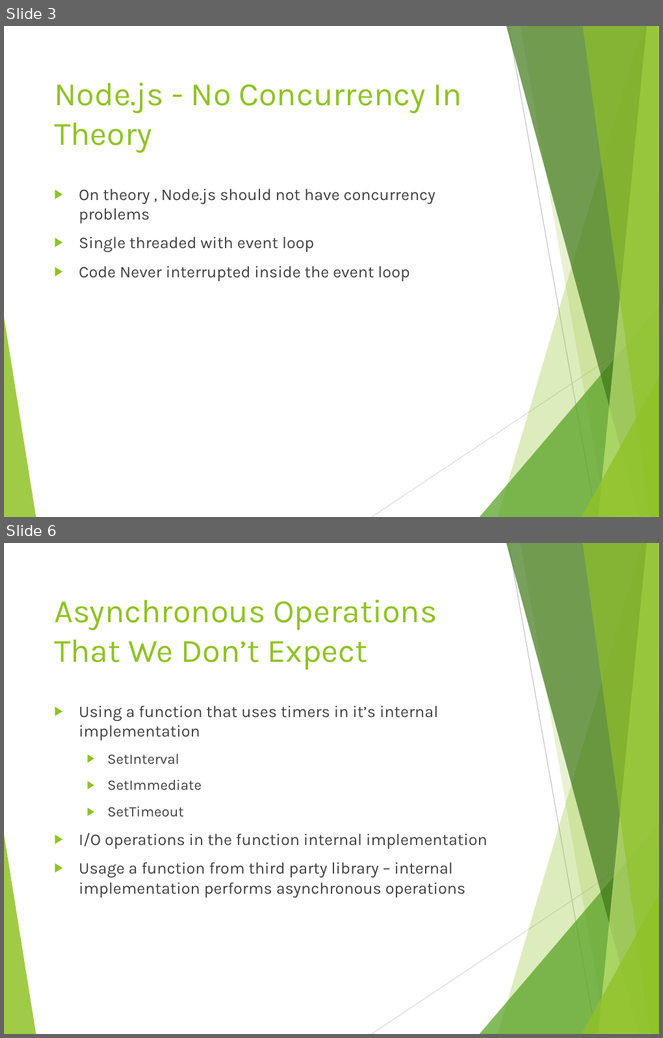
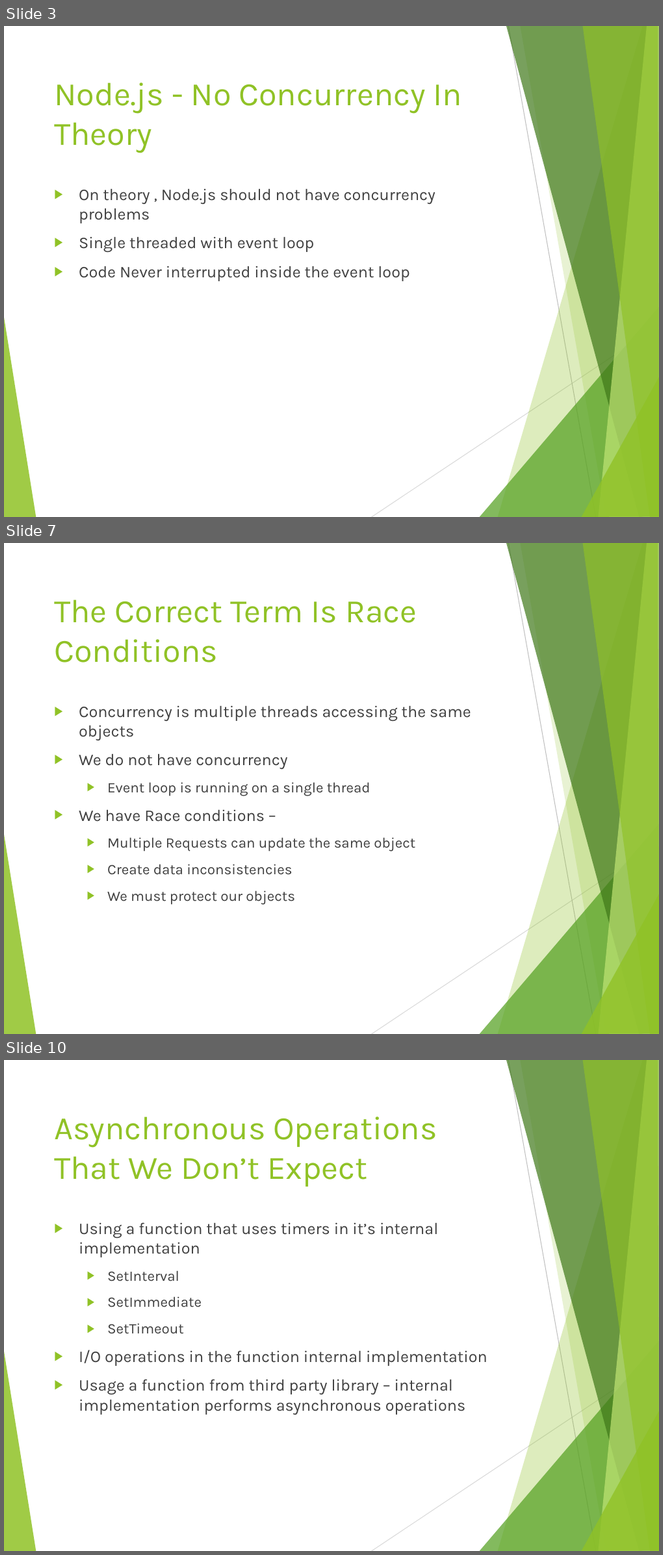
Before and after one commit to tamarstern/MyNodeJSCourse, a slide deck: day2/real_life_concurrency_problems/nodejs_real_life_concurrency_problems.pptx. Shown one above the other, each under a label of ours: slides 3 and 6 before the commit, slides 3, 7 and 10 after it; the slides between them are not shown. The pictures are 663x1038 and 663x1555 pixels, drawn with LibreOffice and Linux fonts; fonts in the diff are those of the drawing. Boxes give left, top, right and bottom in pixels: in the first picture for what was removed or moved away, otherwise in the second. Text is boxed around its words. In the diff, an @@ line names an element or a change of style, - is before the commit and + after.

```diff
--- a/day2/real_life_concurrency_problems/nodejs_real_life_concurrency_problems.pptx
+++ b/day2/real_life_concurrency_problems/nodejs_real_life_concurrency_problems.pptx
@@ slide 7 added at bbox=[4, 543, 659, 1034], background #FFFFFF; not listed: 10 template elements that a slide beside it also shows @@
@@ title added at bbox=[54, 600, 417, 663], 36 pt, text #90C226 @@
+The Correct Term Is Race Conditions
@@ text added at bbox=[79, 705, 471, 905], 16 pt, text #404040 @@
+▶ Concurrency is multiple threads accessing the same objects
+▶ We do not have concurrency
+  ▶ Event loop is running on a single thread
+▶ We have Race conditions –
+  ▶ Multiple Requests can update the same object
+  ▶ Create data inconsistencies
+  ▶ We must protect our objects
@@ what was slide 6 is now slide 10 @@
```
Also in this commit, not shown: 9 slides changed, 4 other slides added, 7 other files.
